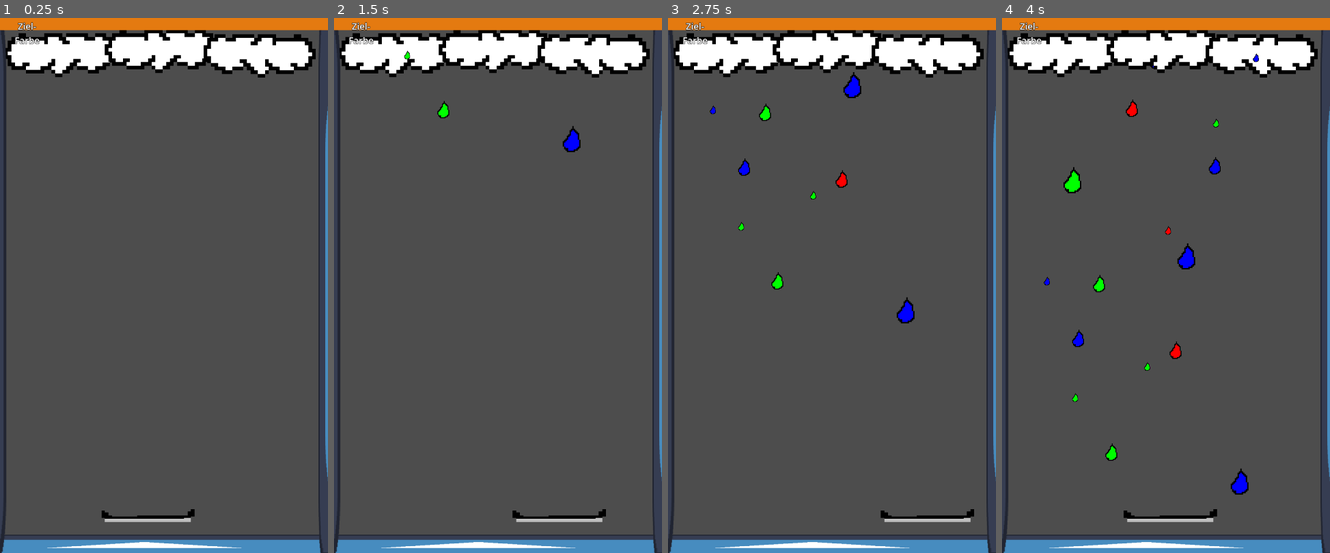
Above: before the commit, frames 1-4 (left to right).
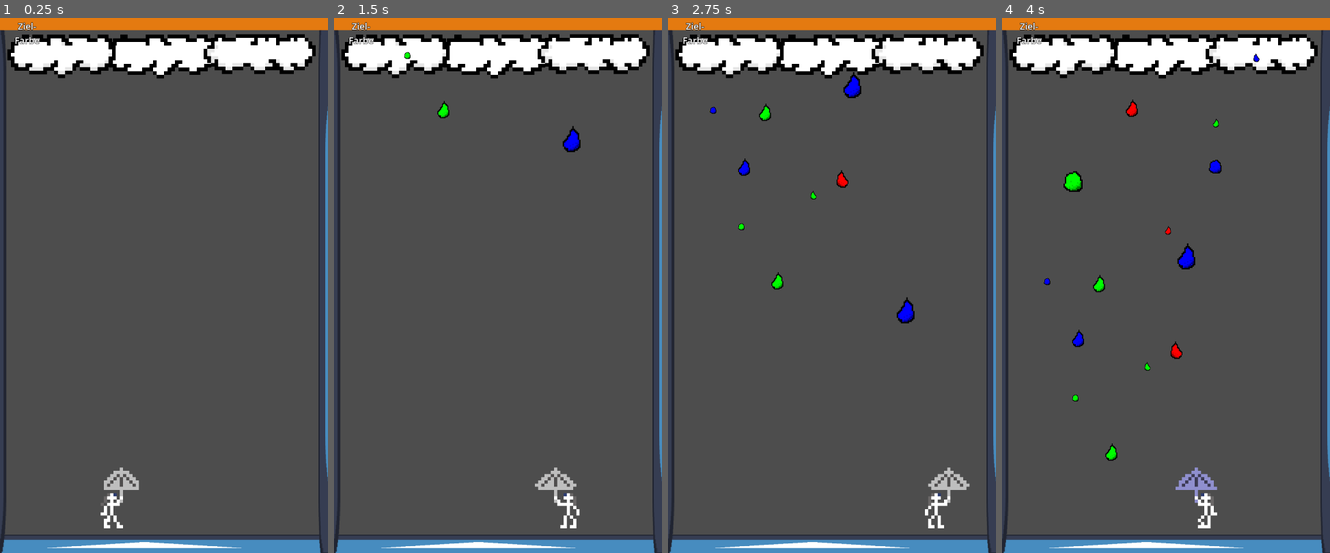
Above: after the commit, the same moments.

Repository: Gellardo/gamejam-farbe-bekennen
Game: Godot game, scene res://game.tscn
Same seed, same stepped clock (60 frames per second), same inputs: the game is played once before the commit and once after it. The engine's default icon, where the game draws it, is replaced by a stand-in: a white triangle on a blue panel in a dark square.
Inputs:
- Up to frame 1 (0.25 s): no input
- Up to frame 2 (1.5 s): tap Enter at 0.5 s; hold Right (right) 0.53-1.28 s; hold Left (left) from 1.28 s (still down)
- Up to frame 3 (2.75 s): release Left (left) at 2.03 s; hold Right (right) from 2.03 s (still down)
- Up to frame 4 (4 s): release Right (right) at 3.53 s; hold Left (left) from 3.53 s (still down)

The runs differ from the first frame. In frame 1, 3.2% of the frame differs, in the area x 1-97%, y 2-96%; in frame 2, 3.3%; in frame 3, 3.5%; in frame 4, 3.8%.

Commit message:
Add some animations and alternate sprites, UMBRELLA!

Diff:
--- a/cloud.tscn
+++ b/cloud.tscn
@@ -3,9 +3,18 @@
 [ext_resource type="Script" uid="uid://bciaft585egue" path="res://scripts/cloud.gd" id="1_b3oxr"]
 [ext_resource type="PackedScene" uid="uid://vmorvl1iwn58" path="res://tropfen.tscn" id="2_qaedo"]
 [ext_resource type="Texture2D" uid="uid://bgelq3xtc08my" path="res://assets/Cloud.png" id="3_qaedo"]
+[ext_resource type="Texture2D" uid="uid://dr316j30evyyg" path="res://assets/Cloud2.png" id="4_fcyt7"]
 
 [sub_resource type="RectangleShape2D" id="RectangleShape2D_hcsci"]
 size = Vector2(670, 111)
+
+[sub_resource type="AtlasTexture" id="AtlasTexture_0us1v"]
+atlas = ExtResource("4_fcyt7")
+region = Rect2(0, 0, 32, 32)
+
+[sub_resource type="AtlasTexture" id="AtlasTexture_uw4j0"]
+atlas = ExtResource("4_fcyt7")
+region = Rect2(32, 0, 32, 32)
 
 [node name="Cloud" type="Area2D" unique_id=281911265]
 script = ExtResource("1_b3oxr")
@@ -22,19 +31,19 @@
 offset_bottom = -19.0
 
 [node name="Sprite2D" type="Sprite2D" parent="." unique_id=1360490517]
-position = Vector2(131, 140)
+position = Vector2(354, 143)
 scale = Vector2(8, 8)
 texture = ExtResource("3_qaedo")
 
 [node name="Sprite2D2" type="Sprite2D" parent="." unique_id=477348064]
-position = Vector2(350.99997, 131)
+position = Vector2(136.99997, 142)
 scale = Vector2(7.9375, 7.9375)
-texture = ExtResource("3_qaedo")
+texture = SubResource("AtlasTexture_0us1v")
 
 [node name="Sprite2D3" type="Sprite2D" parent="." unique_id=1304860439]
 position = Vector2(576.00006, 141)
 scale = Vector2(-7.938, 7.938)
-texture = ExtResource("3_qaedo")
+texture = SubResource("AtlasTexture_uw4j0")
 
 [node name="Timer" type="Timer" parent="." unique_id=770411149]
 autostart = true
--- a/game.tscn
+++ b/game.tscn
@@ -27,8 +27,8 @@
 [node name="Camera2D" type="Camera2D" parent="." unique_id=481348015]
 position = Vector2(363, 592)
 
-[node name="Player" parent="." unique_id=757642284 instance=ExtResource("1_80nbo")]
-position = Vector2(242, 1142)
+[node name="Cloud" parent="." unique_id=281911265 instance=ExtResource("3_fc0e3")]
+position = Vector2(1, 34)
 
 [node name="Background" type="Node" parent="." unique_id=1229567961]
 
@@ -66,8 +66,9 @@
 scale = Vector2(0.7734373, 9.765626)
 texture = ExtResource("3_feb5d")
 
-[node name="Cloud" parent="." unique_id=281911265 instance=ExtResource("3_fc0e3")]
-position = Vector2(1, 34)
+[node name="Player" parent="." unique_id=757642284 instance=ExtResource("1_80nbo")]
+z_index = 1
+position = Vector2(242, 1139)
 
 [node name="HUD" type="CanvasLayer" parent="." unique_id=474887139]
 
--- a/player.tscn
+++ b/player.tscn
@@ -1,19 +1,99 @@
 [gd_scene format=3 uid="uid://dy7k6p2k8837c"]
 
 [ext_resource type="Script" uid="uid://cv7nguha7tev7" path="res://scripts/player.gd" id="1_4flbx"]
-[ext_resource type="Texture2D" uid="uid://dnjsifrdv83sc" path="res://assets/Player.png" id="2_onrkg"]
+[ext_resource type="Texture2D" uid="uid://lackkppaasij" path="res://assets/PlayerUmbrella.png" id="3_hqtel"]
+[ext_resource type="Texture2D" uid="uid://cposcb1v4sm7c" path="res://assets/PlayerFigure.png" id="4_sweqy"]
 
 [sub_resource type="RectangleShape2D" id="RectangleShape2D_sh265"]
-size = Vector2(193, 33)
+size = Vector2(42, 81)
 
-[node name="Player" type="CharacterBody2D" unique_id=767424998]
+[sub_resource type="AtlasTexture" id="AtlasTexture_2hs0m"]
+atlas = ExtResource("3_hqtel")
+region = Rect2(0, 0, 32, 32)
+
+[sub_resource type="AtlasTexture" id="AtlasTexture_1jxqw"]
+atlas = ExtResource("3_hqtel")
+region = Rect2(32, 0, 32, 32)
+
+[sub_resource type="AtlasTexture" id="AtlasTexture_dw050"]
+atlas = ExtResource("3_hqtel")
+region = Rect2(64, 0, 32, 32)
+
+[sub_resource type="SpriteFrames" id="SpriteFrames_6lhik"]
+animations = [{
+"frames": [{
+"duration": 1.0,
+"texture": SubResource("AtlasTexture_2hs0m")
+}, {
+"duration": 1.0,
+"texture": SubResource("AtlasTexture_1jxqw")
+}, {
+"duration": 1.0,
+"texture": SubResource("AtlasTexture_dw050")
+}],
+"loop": 1,
+"name": &"bob",
+"speed": 2.0
+}]
+
+[sub_resource type="AtlasTexture" id="AtlasTexture_b26j0"]
+atlas = ExtResource("4_sweqy")
+region = Rect2(0, 0, 32, 32)
+
+[sub_resource type="AtlasTexture" id="AtlasTexture_n7ghd"]
+atlas = ExtResource("4_sweqy")
+region = Rect2(32, 0, 32, 32)
+
+[sub_resource type="AtlasTexture" id="AtlasTexture_nvl01"]
+atlas = ExtResource("4_sweqy")
+region = Rect2(64, 0, 32, 32)
+
+[sub_resource type="SpriteFrames" id="SpriteFrames_ivps1"]
+animations = [{
+"frames": [{
+"duration": 1.0,
+"texture": SubResource("AtlasTexture_b26j0")
+}, {
+"duration": 1.0,
+"texture": SubResource("AtlasTexture_n7ghd")
+}, {
+"duration": 1.0,
+"texture": SubResource("AtlasTexture_nvl01")
+}],
+"loop": 1,
+"name": &"walk",
+"speed": 2.0
+}]
+
+[node name="Player" type="CharacterBody2D" unique_id=767424998 groups=["player"]]
 script = ExtResource("1_4flbx")
 
 [node name="CollisionShape2D" type="CollisionShape2D" parent="." unique_id=1876514733]
-position = Vector2(91.5, -33.5)
+position = Vector2(-3, -40.5)
 shape = SubResource("RectangleShape2D_sh265")
 
-[node name="Sprite2D" type="Sprite2D" parent="." unique_id=1919871436]
-position = Vector2(78.000015, -36.5)
-scale = Vector2(7.874999, 2.28125)
-texture = ExtResource("2_onrkg")
+[node name="AnimationPlayer" type="AnimationPlayer" parent="." unique_id=1952912696]
+
+[node name="Visuals" type="Node2D" parent="." unique_id=2001732138]
+
+[node name="SpriteUmbrella" type="AnimatedSprite2D" parent="Visuals" unique_id=494176562]
+position = Vector2(3.0000076, -85)
+scale = Vector2(7, 7)
+sprite_frames = SubResource("SpriteFrames_6lhik")
+animation = &"bob"
+autoplay = "bob"
+frame_progress = 0.81077486
+
+[node name="SpriteFigure" type="AnimatedSprite2D" parent="Visuals" unique_id=1271758960]
+position = Vector2(3.0000076, -85)
+scale = Vector2(7, 7)
+sprite_frames = SubResource("SpriteFrames_ivps1")
+animation = &"walk"
+autoplay = "walk"
+frame = 2
+frame_progress = 0.5767082
+
+[node name="Area2D" type="Area2D" parent="Visuals" unique_id=1871556044 groups=["umbrella"]]
+
+[node name="CollisionPolygon2D" type="CollisionPolygon2D" parent="Visuals/Area2D" unique_id=1289814583]
+polygon = PackedVector2Array(2, -114, 27, -134, 52, -114, 70, -90, -15, -90, 2, -114)
--- a/scripts/player.gd
+++ b/scripts/player.gd
@@ -3,15 +3,31 @@
 
 const SPEED = 500.0
 
+@onready var visuals = $Visuals
+@onready var umbrella = $Visuals/SpriteUmbrella
+@onready var dynamic_umbrella = $Area2D/CollisionPolygon2D
+
 var current_color = Color.GRAY
 var drops = 0
+var facing_direction = 1
 
 func collect(color: Color):
     current_color = current_color.lerp(color, 0.25)
-    $Sprite2D.modulate = current_color
+    umbrella.modulate = current_color
+
+func set_facing(dir: int) -> void:
+    if dir == 0 or dir == facing_direction:
+        return
+    facing_direction = sign(dir)
+    # Flips both Top and Bottom sprites simultaneously without desyncing
+    # Including the hurtbox is fine since it is not involved in moving,
+    # only projectile collisions. It flips together with the sprites
+    visuals.scale.x = facing_direction
 
 func _ready() -> void:
-    $Sprite2D.modulate = current_color
+    umbrella.modulate = current_color
+    if dynamic_umbrella:
+        dynamic_umbrella.shape = dynamic_umbrella.shape.duplicate()
 
 func _physics_process(delta: float) -> void:
 
@@ -20,6 +36,7 @@
     var direction := Input.get_axis("left", "right")
     if direction:
         velocity.x = direction * SPEED
+        set_facing(direction)
     else:
         velocity.x = move_toward(velocity.x, 0, SPEED)
 
--- a/scripts/tropfen.gd
+++ b/scripts/tropfen.gd
@@ -10,7 +10,9 @@
 
 func _ready() -> void:
     # Connect signals (or connect them via the Node dock)
+    area_entered.connect(_on_area_entered)
     body_entered.connect(_on_body_entered)
+    sprite.frame = randi_range(0,sprite.hframes)
     sprite.modulate = color
     _resize(size)
 
@@ -38,8 +40,14 @@
     position += direction * speed * delta
 
 func _on_body_entered(body: Node) -> void:
-    if body.has_method("collect"):
-        body.collect(color)
+    if body.is_in_group("player"):
+        print("hit body")
     else:
         print("hit terrain")
     queue_free()
+func _on_area_entered(body: Node) -> void:
+    if body.is_in_group("umbrella"):
+        body = body.get_parent().get_parent()
+        if body.has_method("collect"):
+            body.collect(color)
+        queue_free()
--- a/tropfen.tscn
+++ b/tropfen.tscn
@@ -1,9 +1,10 @@
 [gd_scene format=3 uid="uid://vmorvl1iwn58"]
 
 [ext_resource type="Script" uid="uid://bgkd7b2sqrxnf" path="res://scripts/tropfen.gd" id="1_vjvvs"]
-[ext_resource type="Texture2D" uid="uid://buh76johfd7qq" path="res://assets/Tropfen.png" id="2_vjvvs"]
+[ext_resource type="Texture2D" uid="uid://d4gfi46euevle" path="res://assets/Tropfen.png" id="2_vjvvs"]
 
 [sub_resource type="CapsuleShape2D" id="CapsuleShape2D_6lhik"]
+height = 26.0
 
 [node name="Tropfen" type="Area2D" unique_id=1365549892]
 script = ExtResource("1_vjvvs")
@@ -12,6 +13,8 @@
 position = Vector2(0.5000005, -0.49999928)
 scale = Vector2(1.4687499, 1.65625)
 texture = ExtResource("2_vjvvs")
+hframes = 3
 
 [node name="CollisionShape2D" type="CollisionShape2D" parent="." unique_id=1522116962]
+position = Vector2(0, -1)
 shape = SubResource("CapsuleShape2D_6lhik")
Binary file added: assets/Cloud2.png
Not shown, added: assets/Cloud2.png.import
Binary file removed: assets/Player.png
Binary file added: assets/PlayerFigure.png
Not shown, changed: assets/PlayerFigure.png.import
Binary file added: assets/PlayerUmbrella.png
Not shown, added: assets/PlayerUmbrella.png.import
Binary file changed: assets/Tropfen.png
Not shown, changed: assets/Tropfen.png.import
